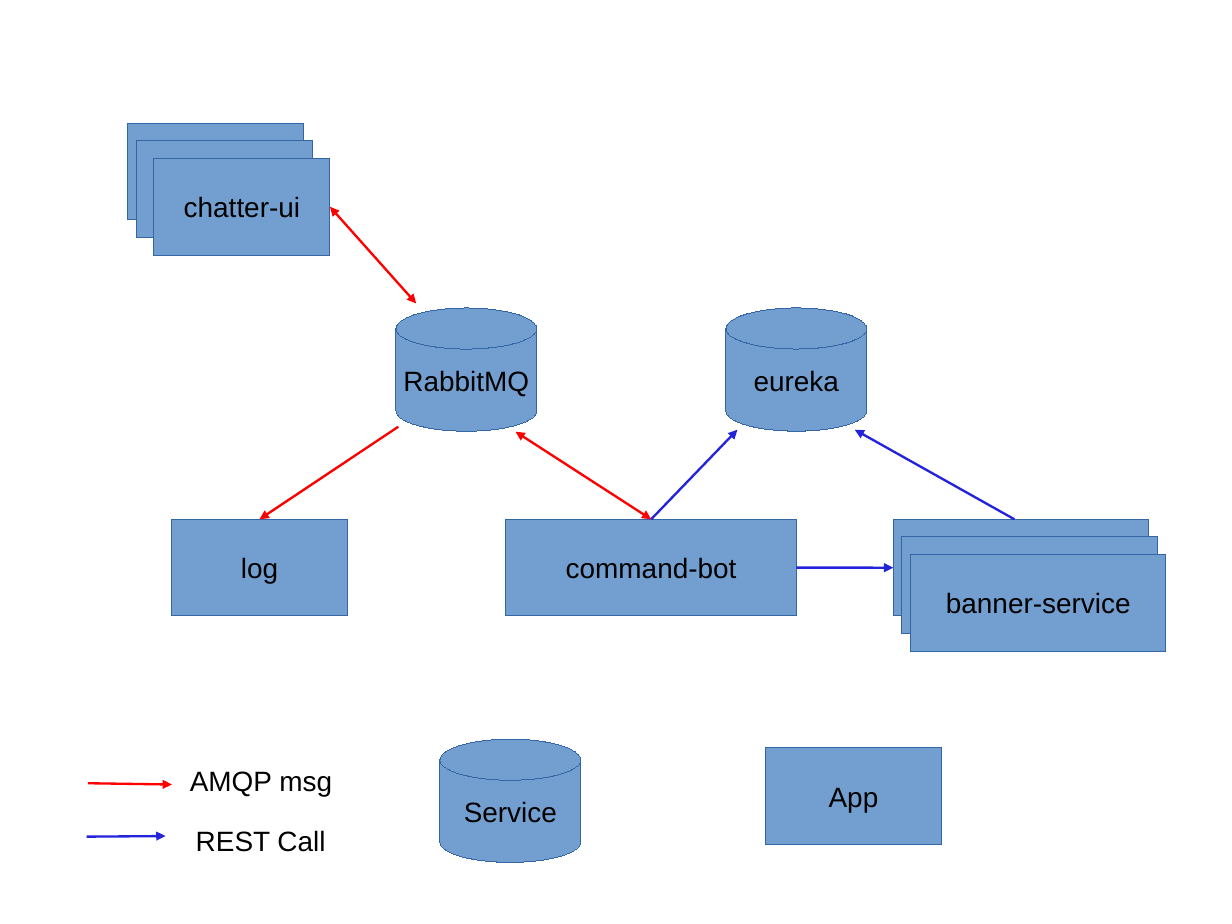
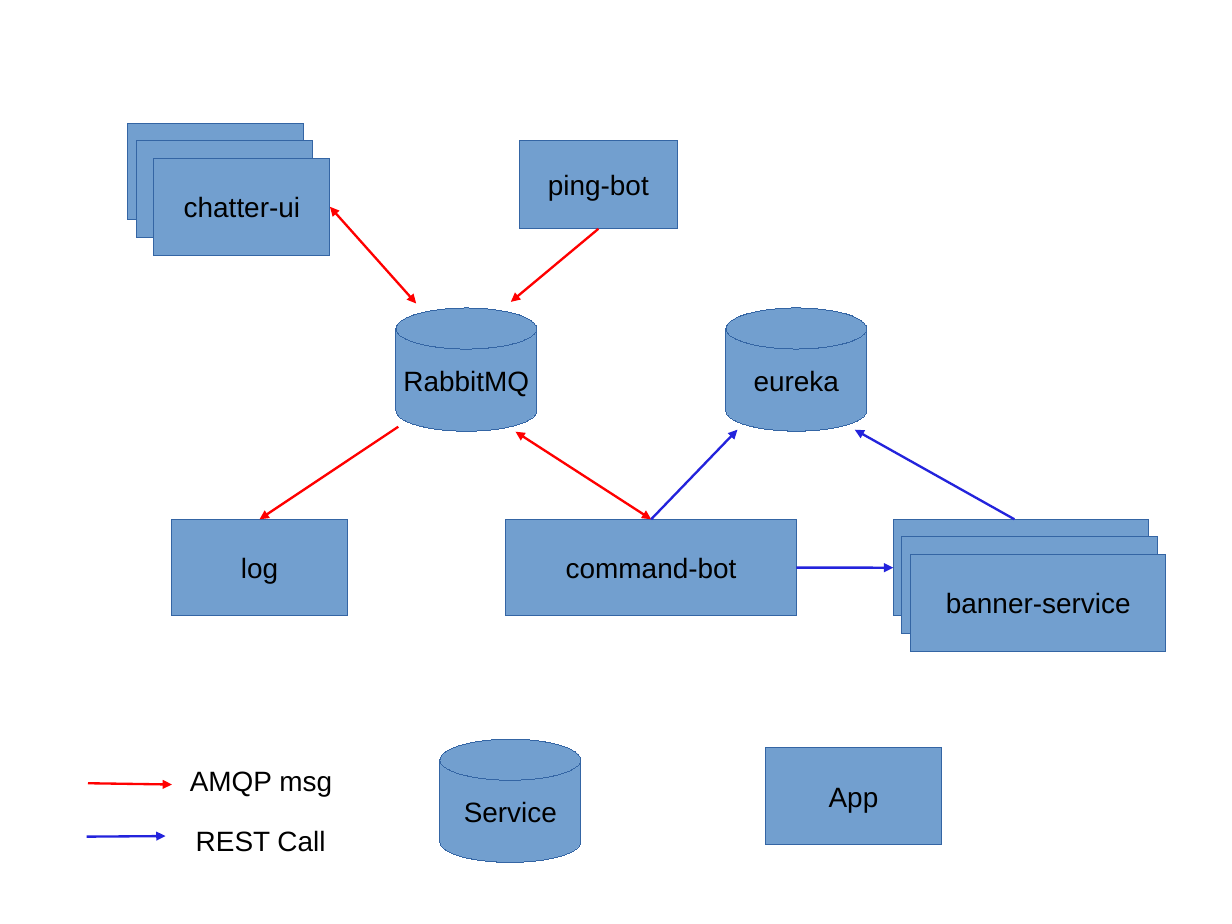
Before and after one commit to kdvolder/chatter, a slide deck: slide 1 of docs/overview.odp. Drawn at 1232x924 pixels with LibreOffice and Linux fonts; fonts in the diff are those of the drawing. Boxes give left, top, right and bottom in pixels: in the first picture for what was removed or moved away, otherwise in the second. Text is boxed around its words. In the diff, an @@ line names an element or a change of style, - is before the commit and + after.

```diff
--- a/docs/overview.odp
+++ b/docs/overview.odp
@@ rectangle added at (x1=520, y1=141, x2=679, y2=229), fill #729FCF, outline #3465A4 0 pt, 18 pt, text #000000 @@
+ping-bot
@@ arrow added from (598, 229) to (511, 302), #FF0000 1.5 pt @@
```
Also in this commit, not shown: 1 other file.
